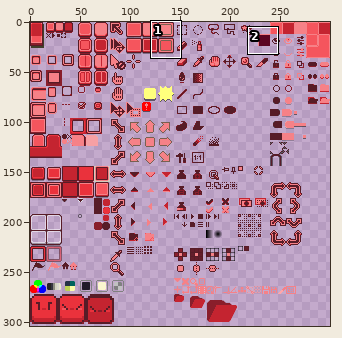
Two versions of one sprite sheet, sheet.png. The first picture is a wide view before the edit; the outline marks the close-up.
Close-up. Before the commit:
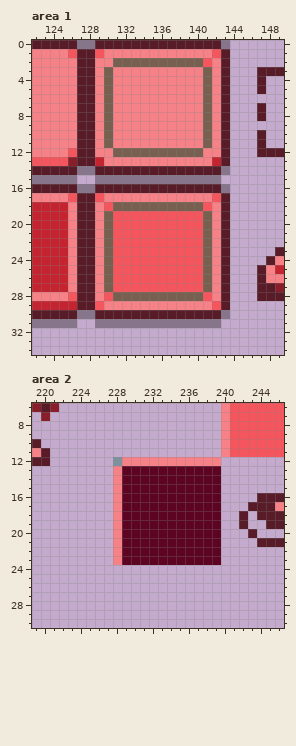
The file is 300x304 pixels. Pixels under 10% opacity are left out. Colours within 5 levels of each other are drawn and written as one. Shown: area 1: x 122..149, y 0..34; area 2: x 219..246, y 6..30.
And afterwards:
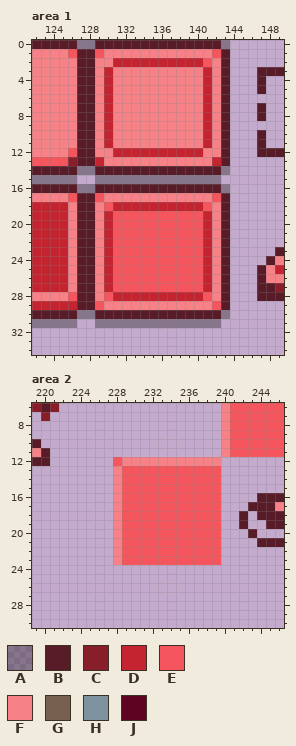
Palette (. is transparent): A #00000050  B #571c27  C #891e2b  D #c42430  E #f5555d  F #f68187  G #786050  H #7d929e  J #5c0421
The edit:
Area 1:
The author changed colour G to colour D in row 2 at x 131 to 140; in rows 3 to 11 at x 130 and 141; in row 12 at x 131 to 140; in row 18 at x 131 to 140; in rows 19 to 27 at x 130 and 141; in row 28 at x 131 to 140.
Area 2:
The author changed colour H to colour E in row 12 at x 228.
The author changed colour J to colour E in rows 13 to 23 at x 229 to 239.
Changed places in both close-ups, as pixel boxes (x1, y1, x2, y2):
changed: (104, 58, 212, 157)
changed: (104, 202, 212, 301)
changed: (113, 457, 221, 565)
